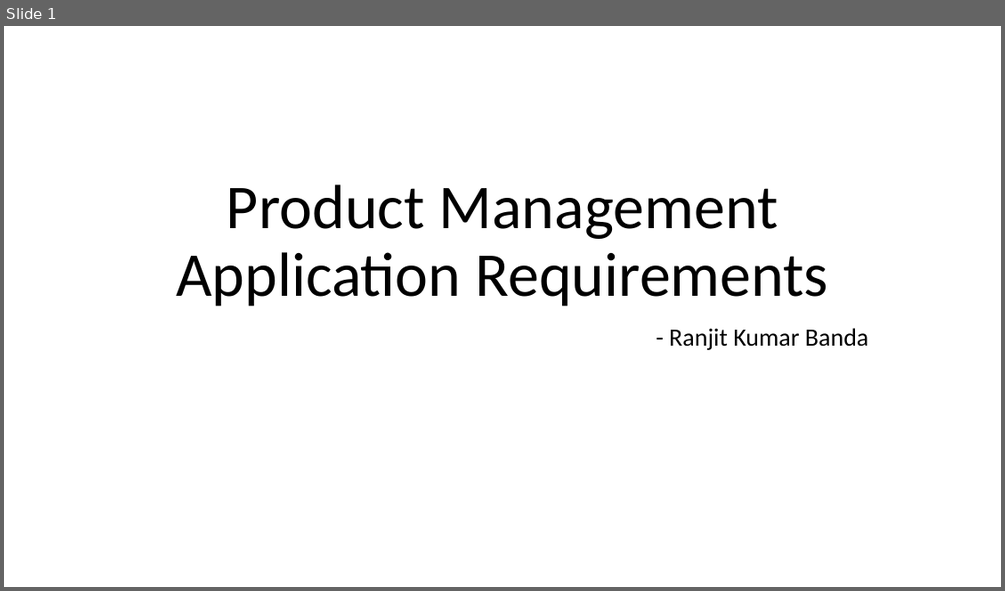
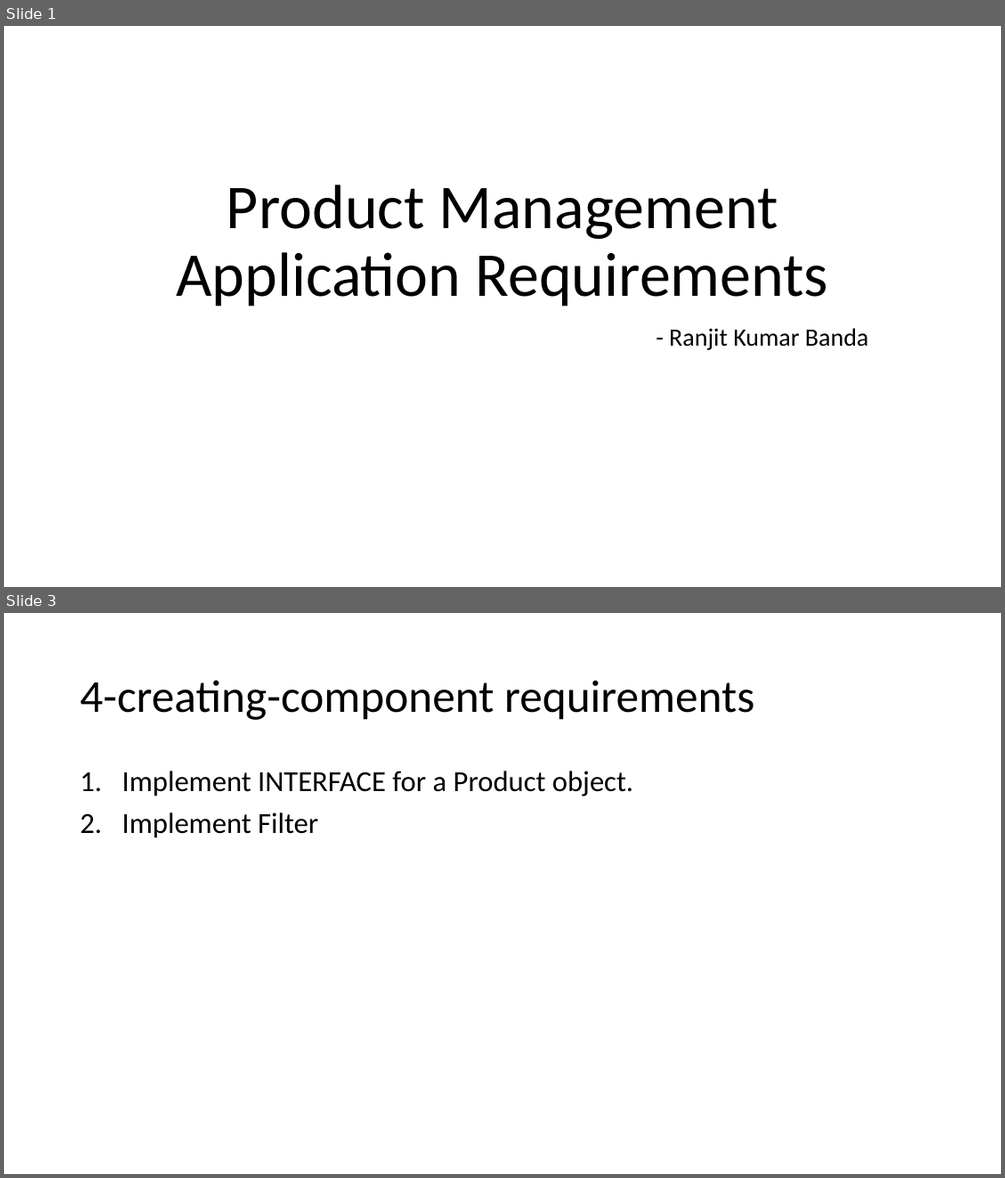
Before and after one commit to ranjitbanda/all-languages, a slide deck: Angular/Projects/ProductManagement/Requirements of the Product Management Application.pptx. Shown one above the other, each under a label of ours: slide 1 before the commit, slides 1 and 3 after it; the slides between them are not shown. The pictures are 1005x591 and 1005x1178 pixels, drawn with LibreOffice and Linux fonts; fonts in the diff are those of the drawing. Boxes give left, top, right and bottom in pixels: in the first picture for what was removed or moved away, otherwise in the second. Text is boxed around its words. In the diff, an @@ line names an element or a change of style, - is before the commit and + after.

Commit message:
Basic Component implementation and functionalities

```diff
--- a/Angular/Projects/ProductManagement/Requirements of the Product Management Application.pptx
+++ b/Angular/Projects/ProductManagement/Requirements of the Product Management Application.pptx
@@ slide 3 added at (x1=4, y1=613, x2=1001, y2=1174), background #FFFFFF @@
@@ title added at (x1=80, y1=680, x2=754, y2=720), 44 pt, text #000000 @@
+4-creating-component requirements
@@ text added at (x1=122, y1=771, x2=633, y2=838), 28 pt, text #000000 @@
+1. Implement INTERFACE for a Product object.
+2. Implement Filter
```
Also in this commit, not shown: 1 slide changed, 2 other files.
